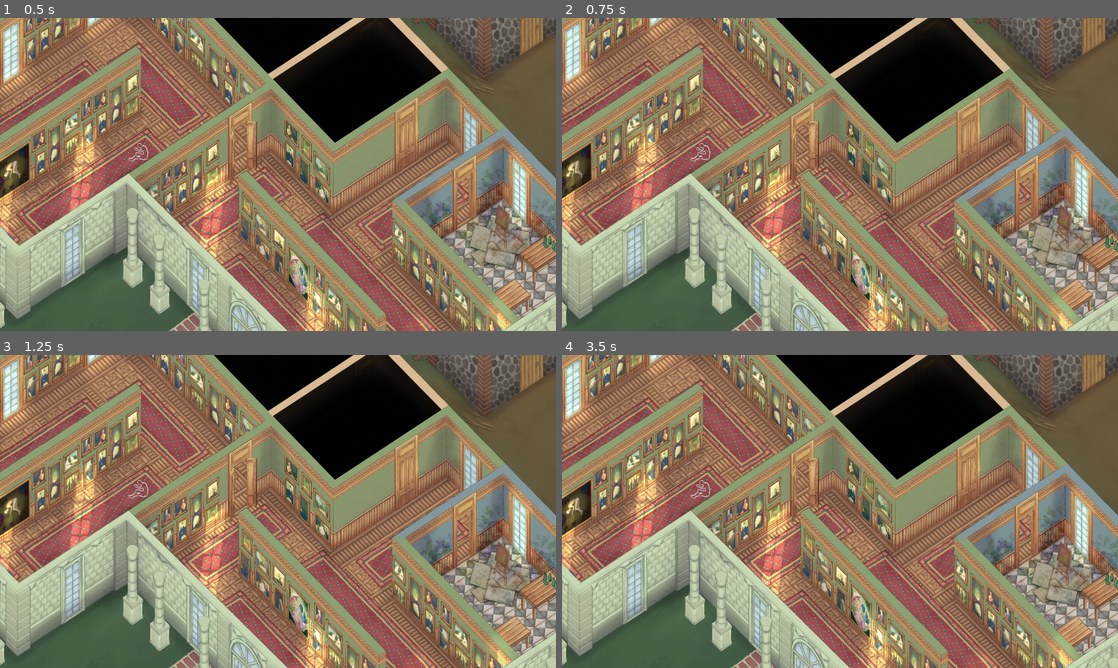
Above: before the commit, frames 1-4 (two rows, left to right).
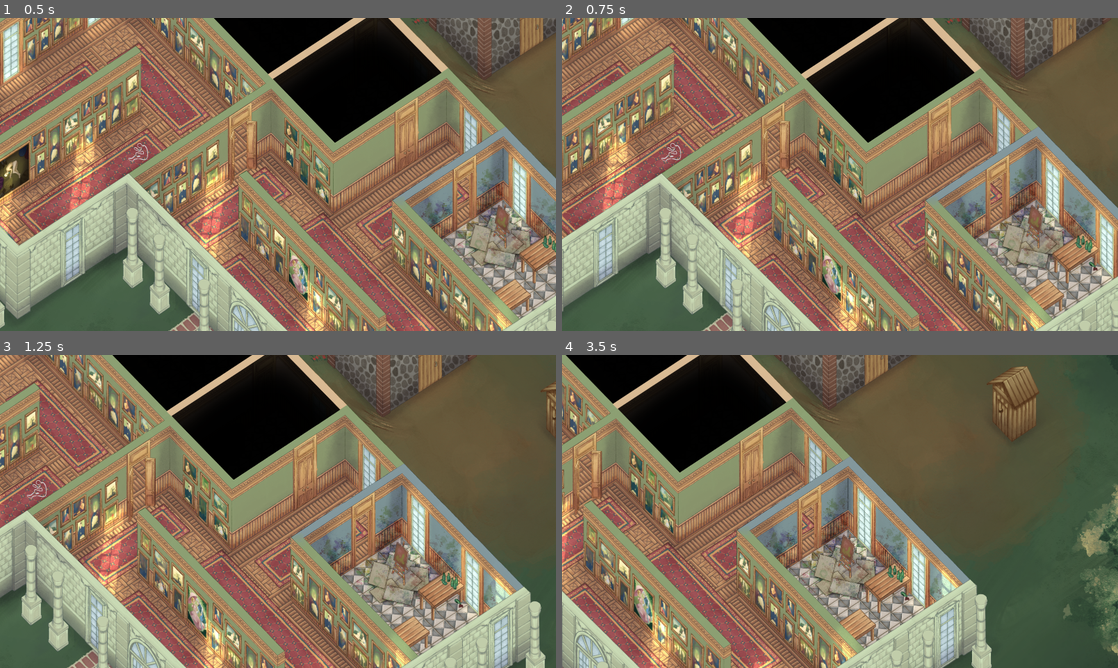
Above: after the commit, the same moments.

Repository: 100-Devs-1-Game/TheFullPicture
Game: Godot game, scene res://map/map.tscn
Same seed, same stepped clock (60 frames per second), same inputs: the game is played once before the commit and once after it.
Inputs (mouse positions are in pixels of both pictures, inside the frame that each line leads up to):
- Up to frame 1 (0.5 s): no input
- Up to frame 2 (0.75 s): tap Enter at 0.5 s; move the mouse to (962, 158) at 0.52 s; hold Right (ui_right) from 0.53 s (still down); click (962, 158) at 0.67 s
- Up to frame 3 (1.25 s): keep holding Right (ui_right)
- Up to frame 4 (3.5 s): move the mouse to (728, 527) at 1.27 s; release Right (ui_right) at 1.28 s; hold Down (ui_down) 1.28-2.03 s; click (728, 527) at 1.42 s; move the mouse to (895, 442) at 2.02 s; hold Right (ui_right) 2.03-2.78 s; click (895, 442) at 2.17 s; move the mouse to (812, 574) at 2.77 s; hold Up (ui_up) from 2.78 s (still down); click (812, 574) at 2.92 s

Frame 1 is identical in both runs. In frame 2, 71% of the frame differs, in the area x 0-100%, y 0-100%; in frame 3, 83%; in frame 4, 93%.

Commit message:
Enhance camera functionality with panning and zooming

Diff:
--- a/src/map/camera.gd
+++ b/src/map/camera.gd
@@ -1,8 +1,129 @@
+# src/map/camera.gd
 extends Camera2D
 
-@onready var map: Map= get_parent()
+@export var pan_speed: float = 500.0
+@export var edge_pan_margin: int = 20
+@export var edge_pan_speed: float = 600.0
 
+const ZOOM_DEFAULT := 1.0
+const ZOOM_IN_2X   := 2.0
+const ZOOM_IN_3X   := 3.0
+
+var _map: Node2D = null
+var _zoom_factors: Array[float] = []
+var _zoom_level: int = 1
 
 func _ready() -> void:
-	await map.ready
-	position= map.map_size / 2
+	_map = _find_map_node(get_tree().root)
+	if not _map:
+		push_error("Camera could not find a node with 'map_size' in the scene!")
+		return
+
+	var map_size: Vector2 = _map.map_size
+	var viewport_size: Vector2 = get_viewport_rect().size
+
+	var fit_zoom_x = viewport_size.x / map_size.x
+	var fit_zoom_y = viewport_size.y / map_size.y
+	var fit_zoom = min(fit_zoom_x, fit_zoom_y)
+
+	_zoom_factors = [fit_zoom, ZOOM_DEFAULT, ZOOM_IN_2X, ZOOM_IN_3X]
+
+	global_position = _map.map_size * 0.5
+	_set_zoom_level(1)
+
+	set_process_input(true)
+	set_process(true)
+
+func _process(delta: float) -> void:
+	if not _map: return
+	if _zoom_level == 0: return
+
+	var pan_input := Vector2.ZERO
+
+	if Input.is_action_pressed("ui_right") or Input.is_key_pressed(KEY_D):
+		pan_input.x += 1
+	if Input.is_action_pressed("ui_left") or Input.is_key_pressed(KEY_A):
+		pan_input.x -= 1
+	if Input.is_action_pressed("ui_down") or Input.is_key_pressed(KEY_S):
+		pan_input.y += 1
+	if Input.is_action_pressed("ui_up") or Input.is_key_pressed(KEY_W):
+		pan_input.y -= 1
+
+	if pan_input != Vector2.ZERO:
+		pan_input = pan_input.normalized()
+		_move_camera(pan_input * pan_speed * delta)
+
+	var mouse_pos: Vector2 = get_viewport().get_mouse_position()
+	var vp_rect: Rect2 = get_viewport_rect()
+	var edge_dir := Vector2.ZERO
+
+	if mouse_pos.x < edge_pan_margin:
+		edge_dir.x -= 1
+	if mouse_pos.x > vp_rect.size.x - edge_pan_margin:
+		edge_dir.x += 1
+	if mouse_pos.y < edge_pan_margin:
+		edge_dir.y -= 1
+	if mouse_pos.y > vp_rect.size.y - edge_pan_margin:
+		edge_dir.y += 1
+
+	if edge_dir != Vector2.ZERO:
+		edge_dir = edge_dir.normalized()
+		_move_camera(edge_dir * edge_pan_speed * delta)
+
+func _input(event: InputEvent) -> void:
+	if not _map: return
+
+	if event is InputEventMouseButton and event.pressed:
+		if event.button_index == MOUSE_BUTTON_WHEEL_UP:
+			_change_zoom_level(1)
+			get_viewport().set_input_as_handled()
+		elif event.button_index == MOUSE_BUTTON_WHEEL_DOWN:
+			_change_zoom_level(-1)
+			get_viewport().set_input_as_handled()
+
+func _move_camera(offset: Vector2) -> void:
+	global_position += offset
+	_clamp_to_map_bounds()
+
+func _set_zoom_level(idx: int) -> void:
+	if _zoom_factors.is_empty():
+		return
+
+	idx = clamp(idx, 0, _zoom_factors.size() - 1)
+	_zoom_level = idx
+
+	if idx == 0:
+		global_position = _map.map_size * 0.5
+
+	zoom = Vector2.ONE * _zoom_factors[idx]
+	_clamp_to_map_bounds()
+
+func _change_zoom_level(delta: int) -> void:
+	_set_zoom_level(_zoom_level + delta)
+
+func _clamp_to_map_bounds() -> void:
+	if not _map: return
+
+	var map_size: Vector2 = _map.map_size
+	var half_map := map_size * 0.5
+
+	var viewport_size: Vector2 = get_viewport_rect().size
+	var visible_world := viewport_size / zoom
+	var half_visible := visible_world * 0.5
+
+	var min_pos := half_map - half_visible
+	var max_pos := half_map + half_visible
+
+	global_position.x = clamp(global_position.x, min_pos.x, max_pos.x)
+	global_position.y = clamp(global_position.y, min_pos.y, max_pos.y)
+
+func _find_map_node(node: Node) -> Node:
+	if "map_size" in node or node.has_method("get_map_size"):
+		return node
+
+	for child in node.get_children():
+		var found = _find_map_node(child)
+		if found:
+			return found
+
+	return null
